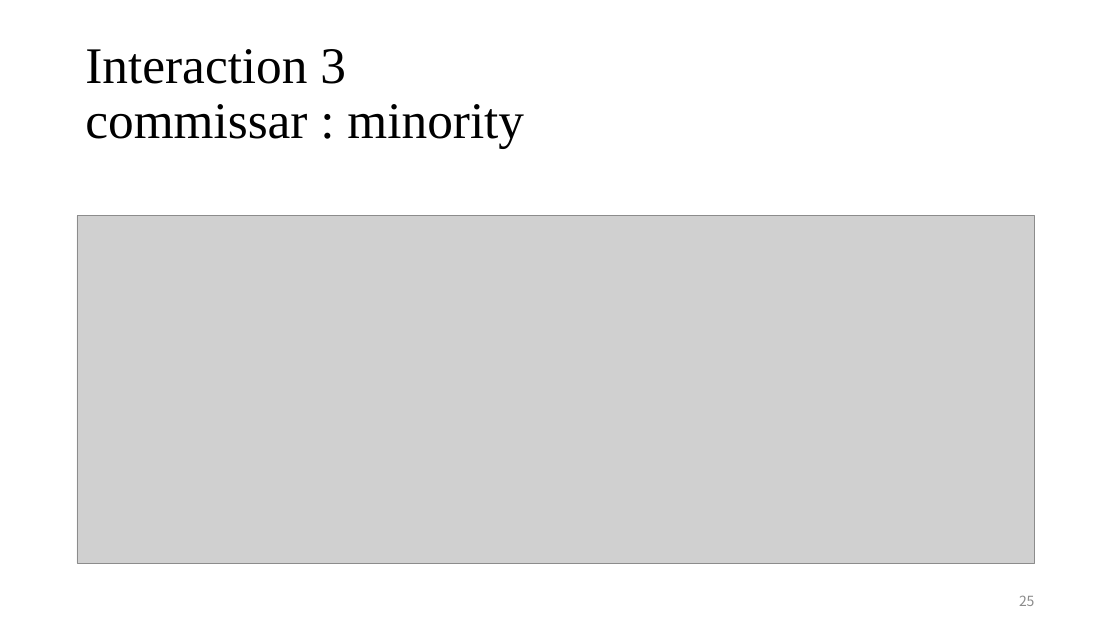
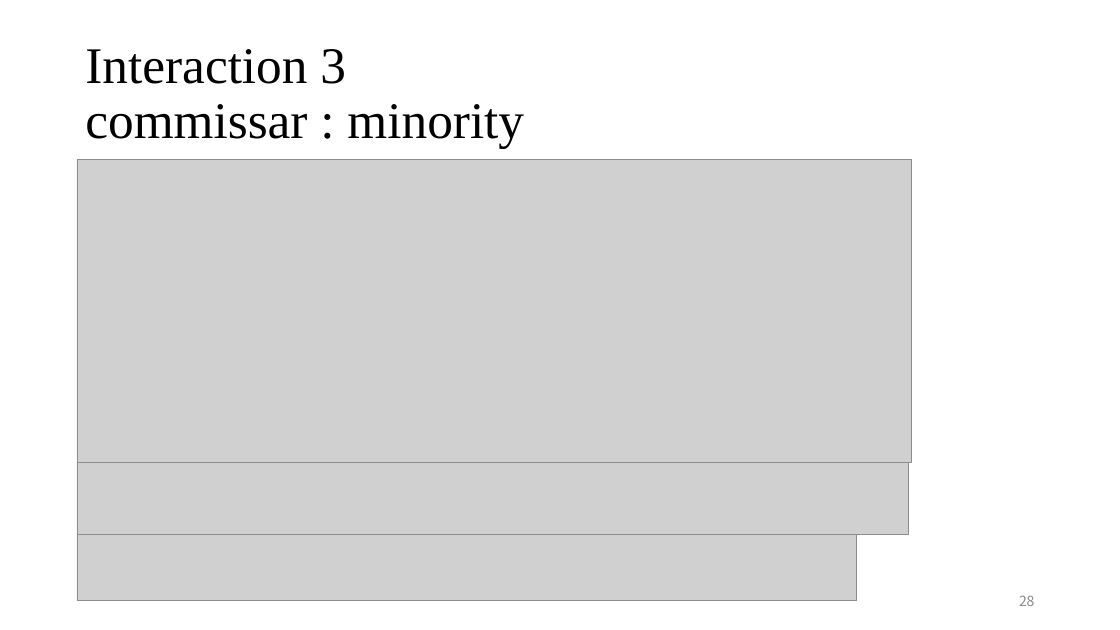
Before and after one commit to CaesarCoder/StatsII_Spring2023, a slide deck: slide 28 of Replication Project/Replication_Tianxin_Zhang_21352232.pptx (slide 25 before the commit). Drawn at 1120x630 pixels with LibreOffice and Linux fonts; fonts in the diff are those of the drawing; grey boxes stand for pictures. Boxes give left, top, right and bottom in pixels: in the first picture for what was removed or moved away, otherwise in the second. Text is boxed around its words. In the diff, an @@ line names an element or a change of style, - is before the commit and + after.

```diff
--- a/Replication Project/Replication_Tianxin_Zhang_21352232.pptx
+++ b/Replication Project/Replication_Tianxin_Zhang_21352232.pptx
@@ picture: place and size @@
-picture at [77, 216, 1034, 564]
+picture at [77, 159, 912, 461]
@@ picture added at [77, 462, 908, 534] @@
@@ picture added at [77, 534, 857, 602] @@
@@ page number at [1019, 595, 1035, 606]: text changed @@
-25
+28
```
Also in this commit, not shown: 5 other slides changed, 3 slides added, 7 other files.
